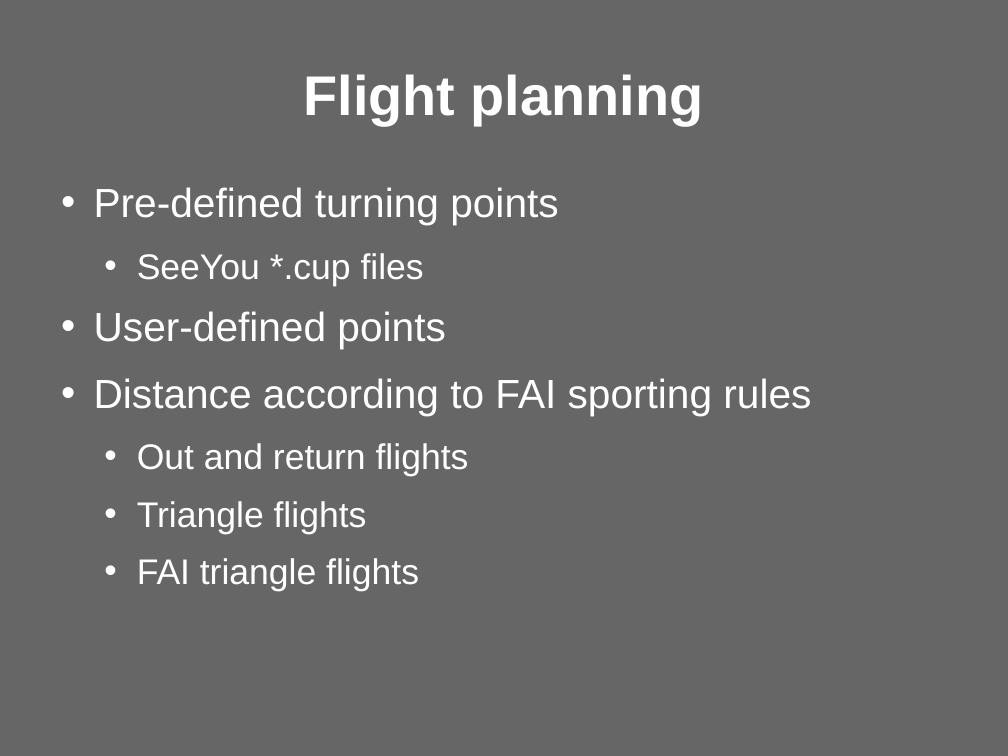
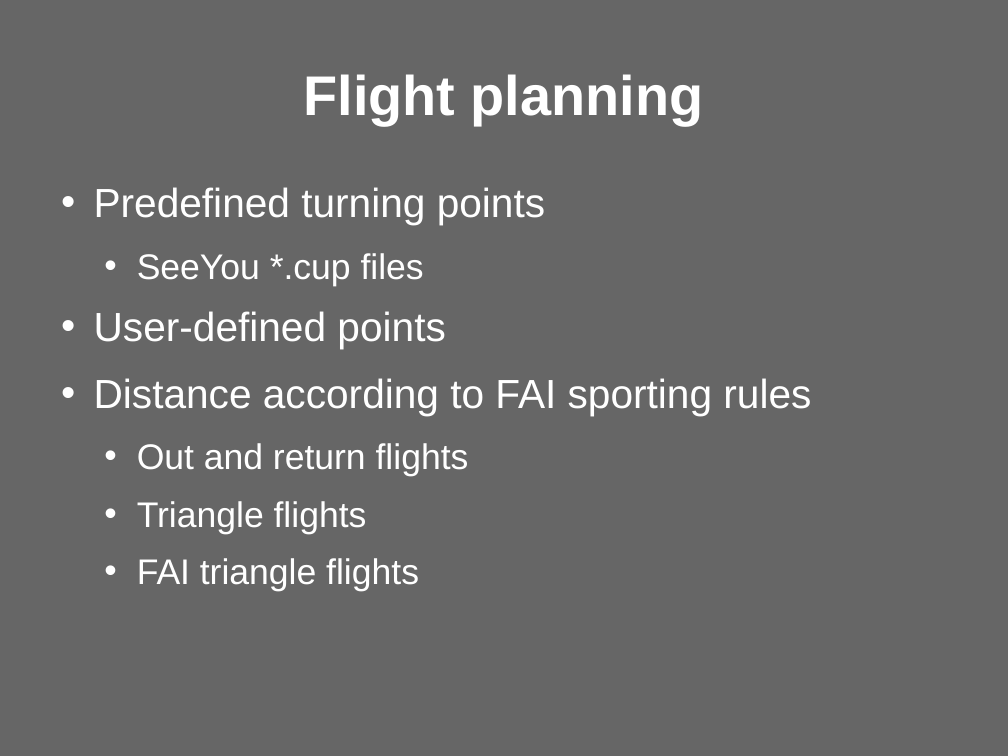
Before and after one commit to updraft/updraft, a slide deck: slide 15 of Docs/presentation.odp. Drawn at 1008x756 pixels with LibreOffice and Linux fonts; fonts in the diff are those of the drawing; background and template pictures are left out. Boxes give left, top, right and bottom in pixels: in the first picture for what was removed or moved away, otherwise in the second. Text is boxed around its words. In the diff, an @@ line names an element or a change of style, - is before the commit and + after.

```diff
--- a/Docs/presentation.odp
+++ b/Docs/presentation.odp
@@ text at (94, 187, 545, 225): text changed @@
-• Pre-defined turning points
+• Predefined turning points
```
Also in this commit, not shown: 7 other slides changed, 3 slides added, 2 slides removed.
